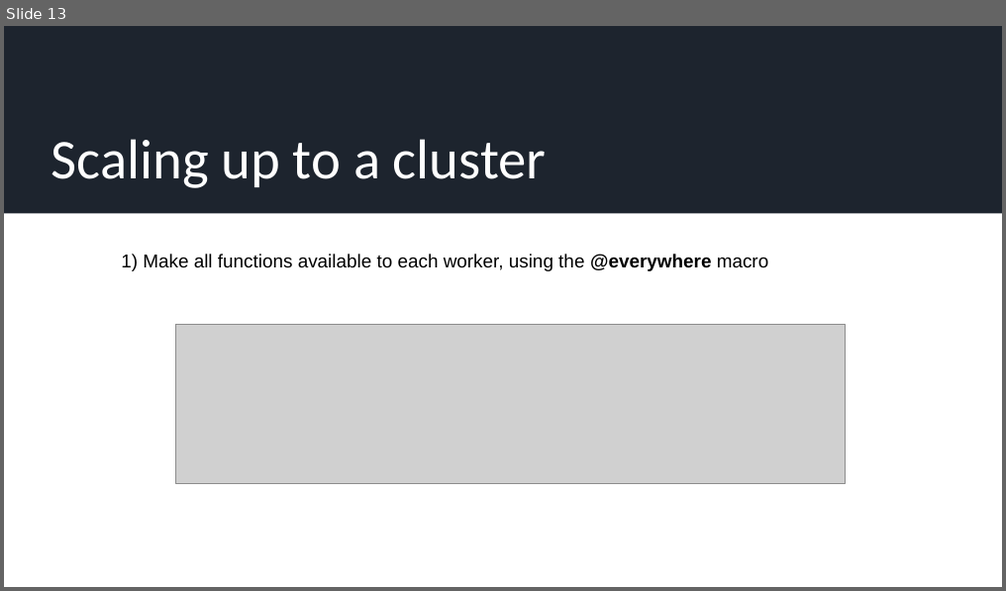
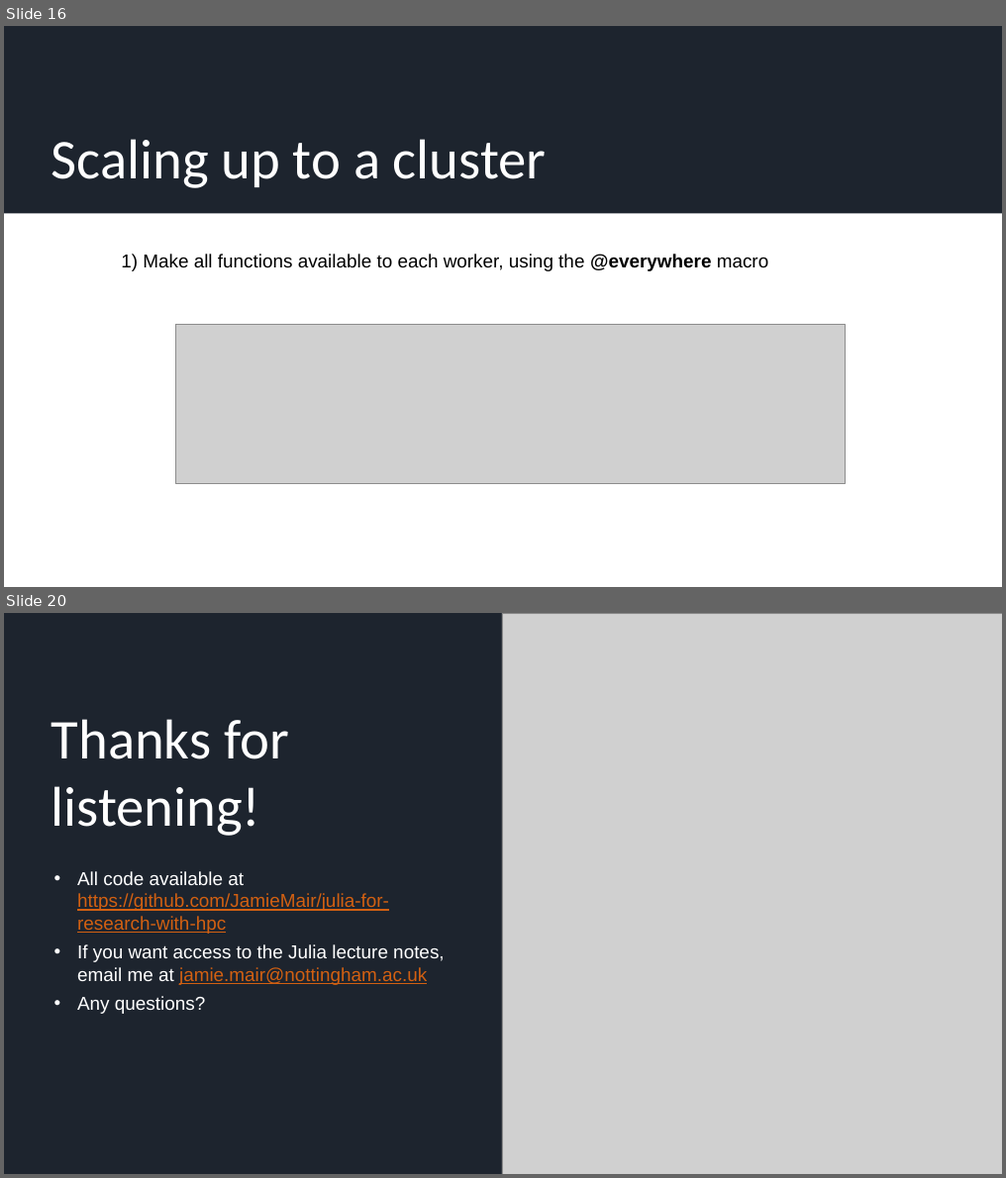
Before and after one commit to JamieMair/julia-for-research-with-hpc, a slide deck: Practical examples of accelerating numerical and ML research.pptx. Shown one above the other, each under a label of ours: slide 13 before the commit, slides 16 and 20 after it; the slides between them are not shown. The pictures are 1006x591 and 1006x1178 pixels, drawn with LibreOffice and Linux fonts; fonts in the diff are those of the drawing; grey boxes stand for pictures. Boxes give left, top, right and bottom in pixels: in the first picture for what was removed or moved away, otherwise in the second. Text is boxed around its words. In the diff, an @@ line names an element or a change of style, - is before the commit and + after.

```diff
--- a/Practical examples of accelerating numerical and ML research.pptx
+++ b/Practical examples of accelerating numerical and ML research.pptx
@@ slide 20 added at [4,613,1002,1174], background #FFFFFF; not listed: 1 template element that a slide beside it also shows @@
@@ rectangle added at [4,613,1002,1174], fill #FFFFFF @@
@@ rectangle added at [4,613,502,1174], fill #1D242E @@
@@ picture added at [502,613,1002,1174] @@
@@ title added at [52,719,289,836], 54 pt, text #FFFFFF @@
+Thanks for listening!
@@ text added at [77,871,444,1014], 18 pt, text #D26012, underline @@
+• All code available at https://github.com/JamieMair/julia-for-research-with-hpc
+• If you want access to the Julia lecture notes, email me at jamie.mair@nottingham.ac.uk
+• Any questions?
@@ what was slide 13 is now slide 16 @@
```
Also in this commit, not shown: 6 slides changed, 6 other slides added, 1 slide removed.
